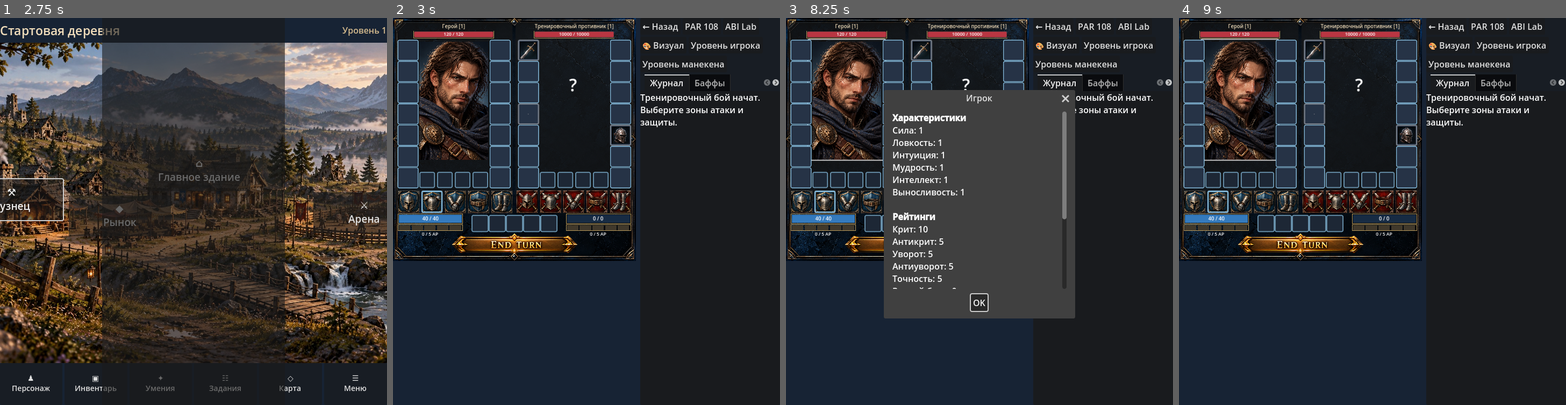
Above: before the commit, frames 1-4 (left to right).
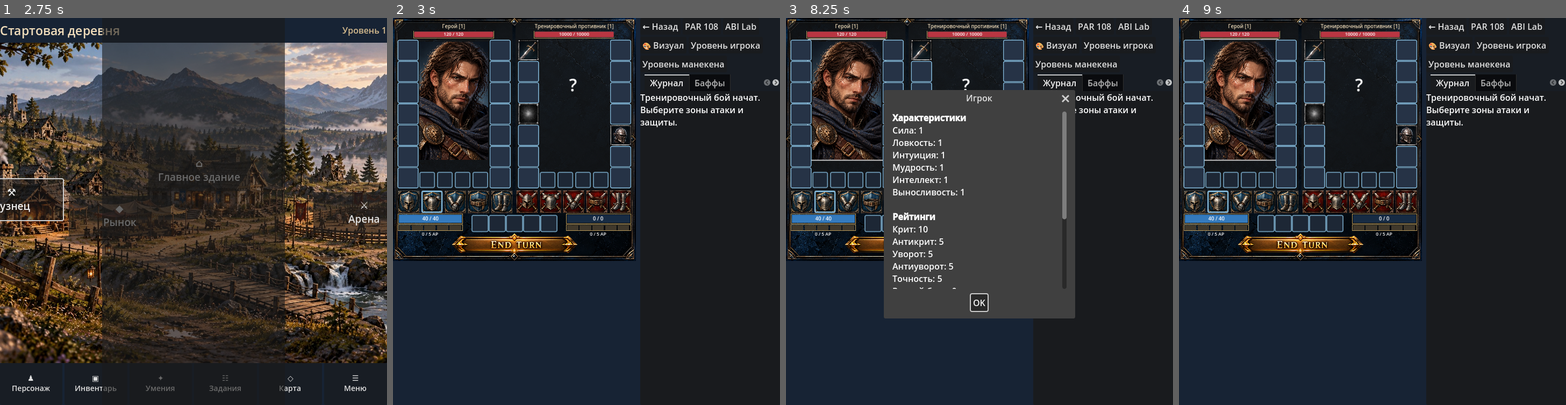
Above: after the commit, the same moments.

Repository: Archoniou1987/Battle-of-Artheon
Game: Godot game, scene res://scenes/main/main.tscn
The game is run twice, just before and just after one commit, with the same random seed, the same clock (stepped at 60 frames per second) and the same inputs.
Inputs (mouse positions are in pixels of both pictures, inside the frame that each line leads up to):
- Up to frame 1 (2.75 s): click "⚒ Кузнец" at 0.5 s; click "◆ Рынок" at 1.25 s; click "⌂ Главное здание" at 2 s
- Up to frame 2 (3 s): click "⚔ Арена" at 2.75 s
- Up to frame 3 (8.25 s): click "♟ Персонаж" at 3.5 s; click "▣ Инвентарь" at 4.25 s; click "✦ Умения" at 5 s; click "☷ Задания" at 5.75 s; click "◇ Карта" at 6.5 s; click "☰ Меню" at 7.25 s; click (847, 99) at 8.02 s
- Up to frame 4 (9 s): click "OK" at 8.75 s

Frame 1 is identical in both runs. In frame 2, 0.5% of the frame differs, in the area x 32-62%, y 5-34%; in frame 3, 0.1%; in frame 4, 0.5%.

Commit message:
Integrate rarity backgrounds, masked inset icons and remove legacy item borders

Diff:
--- a/ui/inventory/item_icon.gd
+++ b/ui/inventory/item_icon.gd
@@ -50,7 +50,13 @@
 
 const ATLAS_REGISTRY := "res://data/graphics/atlas_registry.json"
 const ICON_REGISTRY := "res://data/graphics/icon_registry.json"
-const ATLAS_PATH := "res://assets/items/items_atlas_01.png"
+const ATLAS_PATH := "res://assets/items/BOA_ITEMS_LEVEL_1-5_ATLAS_RGBA.png"
+const RARITY_ATLAS_PATH := "res://assets/ui/slots/BOA_RARITY_BACKGROUNDS_3x2_768x512.png"
+const INNER_MASK_PATH := "res://assets/ui/slots/BOA_ITEM_INNER_RARITY_CLIP_MASK_256.png"
+const ICON_INSET := 0.055 # 5.5% from each edge; preserves already-cropped atlas art.
+static var _rarity_atlas: Texture2D
+static var _rarity_cells: Dictionary = {}
+static var _clip_shader: Shader
 const ATLAS_COLUMNS := 8
 const ATLAS_ROWS := 8
 const RARITY_COLORS := {
@@ -74,6 +80,7 @@
 var _empty_background: TextureRect
 var _slot_background: TextureRect
 var _slot_frame: TextureRect
+var _rarity_background: TextureRect
 
 func _ready() -> void:
 	custom_minimum_size = Vector2(CELL_SIZE, CELL_SIZE)
@@ -89,6 +96,12 @@
 	if ResourceLoader.exists(SLOT_BACKGROUND_PATH):
 		_slot_background.texture = load(SLOT_BACKGROUND_PATH) as Texture2D
 	add_child(_slot_background)
+	_rarity_background = TextureRect.new()
+	_rarity_background.set_anchors_and_offsets_preset(Control.PRESET_FULL_RECT)
+	_rarity_background.expand_mode = TextureRect.EXPAND_IGNORE_SIZE
+	_rarity_background.stretch_mode = TextureRect.STRETCH_SCALE
+	_rarity_background.mouse_filter = Control.MOUSE_FILTER_IGNORE
+	add_child(_rarity_background)
 	_empty_background = TextureRect.new()
 	_empty_background.set_anchors_and_offsets_preset(Control.PRESET_FULL_RECT)
 	_empty_background.expand_mode = TextureRect.EXPAND_IGNORE_SIZE
@@ -102,10 +115,10 @@
 	add_child(_empty_background)
 	_icon_texture = TextureRect.new()
 	_icon_texture.set_anchors_and_offsets_preset(Control.PRESET_FULL_RECT)
-	_icon_texture.offset_left = 5
-	_icon_texture.offset_top = 5
-	_icon_texture.offset_right = -5
-	_icon_texture.offset_bottom = -5
+	_icon_texture.offset_left = CELL_SIZE * ICON_INSET
+	_icon_texture.offset_top = CELL_SIZE * ICON_INSET
+	_icon_texture.offset_right = -CELL_SIZE * ICON_INSET
+	_icon_texture.offset_bottom = -CELL_SIZE * ICON_INSET
 	_icon_texture.expand_mode = TextureRect.EXPAND_IGNORE_SIZE
 	_icon_texture.stretch_mode = TextureRect.STRETCH_KEEP_ASPECT_CENTERED
 	_icon_texture.mouse_filter = Control.MOUSE_FILTER_IGNORE
@@ -162,12 +175,10 @@
 	var empty_texture: Texture2D = empty_slot_texture(empty_key) if item.is_empty() and show_empty_placeholder_icon and not empty_art_in_background else null
 	var border := Color(String(RARITY_COLORS.get(rarity, "#777f8a"))) if not item.is_empty() else Color("#66543d")
 	var style := StyleBoxFlat.new()
-	style.bg_color = Color("#263346")
+	style.bg_color = Color.TRANSPARENT if not item.is_empty() else Color("#263346")
 	style.border_color = border
-	style.set_border_width_all(3)
-	if not item.is_empty():
-		style.shadow_color = Color(border.r, border.g, border.b, 0.32)
-		style.shadow_size = 2
+	style.set_border_width_all(0)
+	# The PNG rarity cell supplies the entire frame; no legacy colour outline.
 	style.set_corner_radius_all(4)
 	style.set_content_margin_all(0)
 	# Rarity border is exclusively the equipped item's UI; the empty
@@ -193,10 +204,13 @@
 		return
 	var use_new_slot_art := show_empty_placeholder_icon and ResourceLoader.exists(NEW_EMPTY_ATLAS_PATH) and ResourceLoader.exists(SLOT_BACKGROUND_PATH)
 	_slot_background.visible = use_new_slot_art and item.is_empty() and not empty_art_in_background
+	_rarity_background.texture = _rarity_texture(rarity) if not item.is_empty() else null
+	_rarity_background.visible = _rarity_background.texture != null
 	_slot_frame.visible = use_new_slot_art and SHOW_DECORATIVE_SLOT_FRAMES and item.is_empty() and not empty_art_in_background
 	_empty_background.texture = empty_texture
 	_empty_background.visible = empty_texture != null
 	_icon_texture.texture = texture
+	_apply_inner_clip(not item.is_empty() and texture != null and _rarity_background.visible)
 	_fallback.visible = texture == null and empty_texture == null and not item.is_empty()
 	_fallback.text = _short_label(String(item.get("name", ""))) if not item.is_empty() else _short_label(slot_name)
 	_marker.text = ""
@@ -266,3 +280,27 @@
 	cropped.region = Rect2(Vector2i(x0, y0), cell)
 	cropped.filter_clip = true
 	return cropped
+
+
+static func _rarity_texture(rarity: String) -> Texture2D:
+	if not ResourceLoader.exists(RARITY_ATLAS_PATH):
+		return null
+	if _rarity_atlas == null:
+		_rarity_atlas = load(RARITY_ATLAS_PATH) as Texture2D
+	var indices := {"grey": 0, "gray": 0, "common": 0, "white": 0, "green": 1, "uncommon": 1, "blue": 2, "rare": 2, "purple": 3, "epic": 3, "orange": 4, "legendary": 4, "red": 5}
+	var index: int = int(indices.get(rarity, 0))
+	if not _rarity_cells.has(index):
+		_rarity_cells[index] = _atlas_cell(_rarity_atlas, index, 3, 2)
+	return _rarity_cells[index] as Texture2D
+
+func _apply_inner_clip(enabled: bool) -> void:
+	if not enabled or not ResourceLoader.exists(INNER_MASK_PATH):
+		_icon_texture.material = null
+		return
+	if _clip_shader == null:
+		_clip_shader = Shader.new()
+		_clip_shader.code = "shader_type canvas_item; uniform sampler2D clip_mask : filter_linear; void fragment() { vec4 item = texture(TEXTURE, UV); float mask_alpha = texture(clip_mask, UV).a; COLOR = item * vec4(1.0, 1.0, 1.0, mask_alpha); }"
+	var material := ShaderMaterial.new()
+	material.shader = _clip_shader
+	material.set_shader_parameter("clip_mask", load(INNER_MASK_PATH) as Texture2D)
+	_icon_texture.material = material
